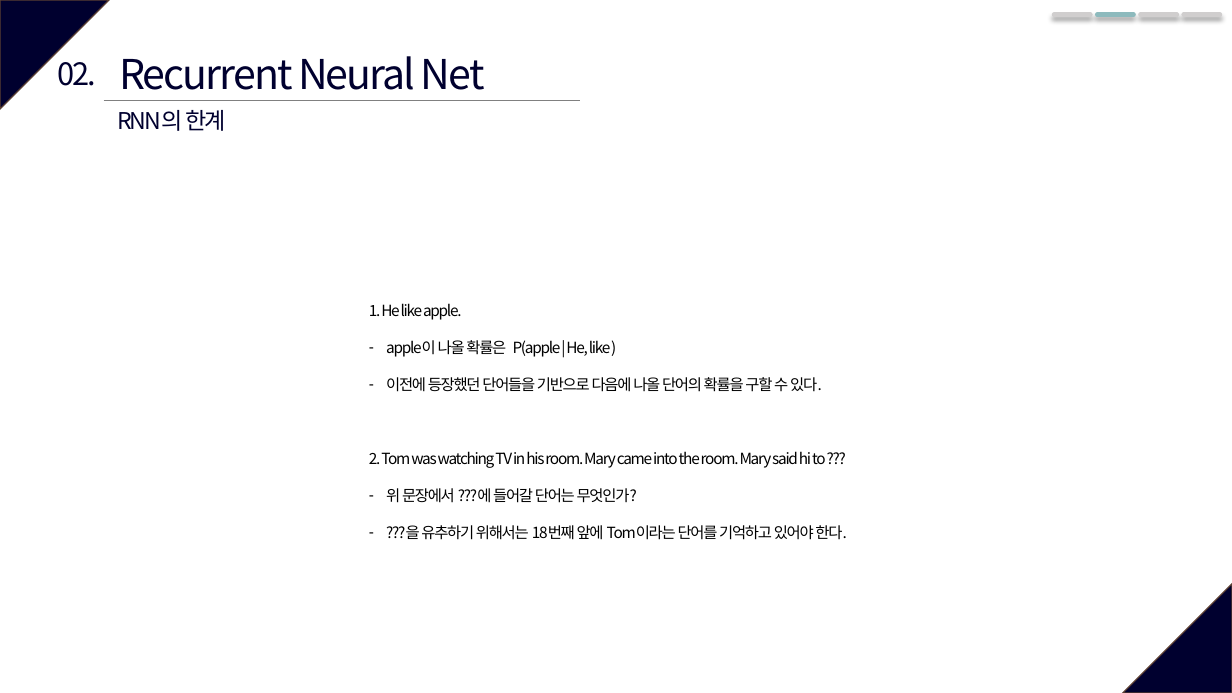
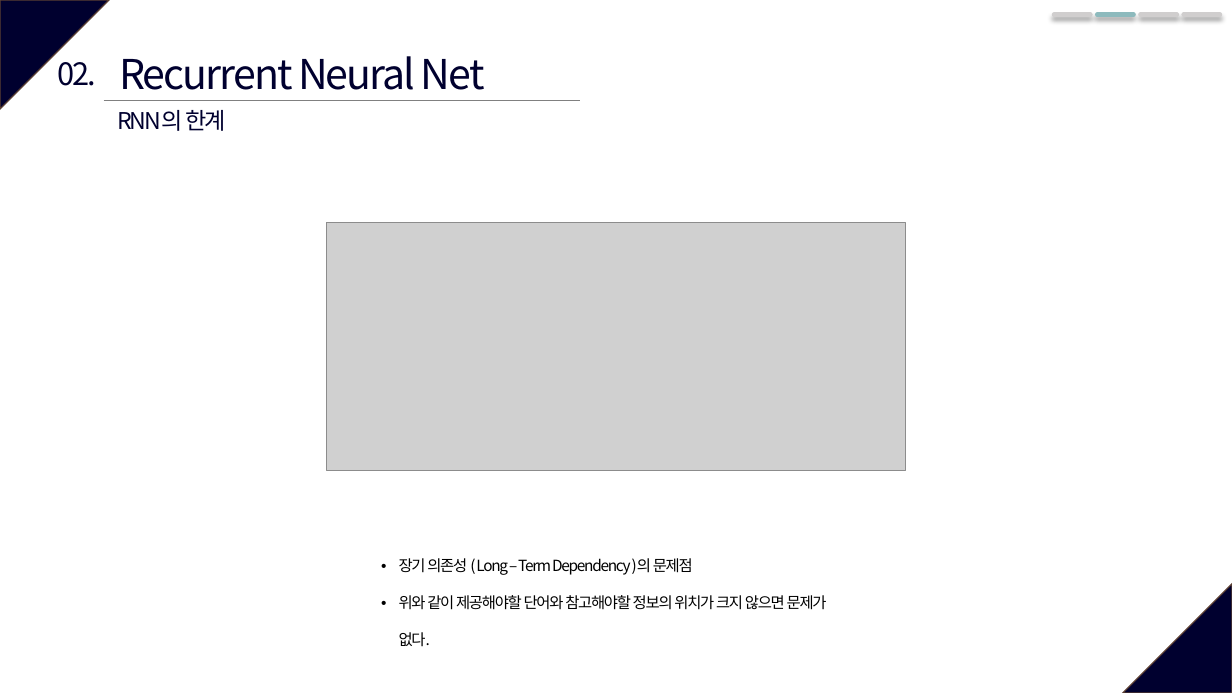
Before and after one commit to vhrehfdl/deep-learning-study, a slide deck: slide 17 of chapter6/Deep Learning 6강(RNN).pptx. Drawn at 1232x693 pixels with LibreOffice and Linux fonts; fonts in the diff are those of the drawing; grey boxes stand for pictures. Boxes give left, top, right and bottom in pixels: in the first picture for what was removed or moved away, otherwise in the second. Text is boxed around its words. In the diff, an @@ line names an element or a change of style, - is before the commit and + after.

```diff
--- a/chapter6/Deep Learning 6강(RNN).pptx
+++ b/chapter6/Deep Learning 6강(RNN).pptx
@@ picture added at [327, 223, 906, 470] @@
@@ text removed at [369, 303, 846, 540] @@
-1. He like apple.
-– apple이 나올 확률은 P(apple | He, like )
-– 이전에 등장했던 단어들을 기반으로 다음에 나올 단어의 확률을 구할 수 있다.
-2. Tom was watching TV in his room. Mary came into the room. Mary said hi to ???
-– 위 문장에서 ???에 들어갈 단어는 무엇인가?
-– ???을 유추하기 위해서는 18번째 앞에 Tom이라는 단어를 기억하고 있어야 한다.
@@ text added at [399, 558, 827, 610], 12 pt, text #000000 @@
+• 장기 의존성 ( Long – Term Dependency )의 문제점
+• 위와 같이 제공해야할 단어와 참고해야할 정보의 위치가 크지 않으면 문제가 없다.
```
Also in this commit, not shown: 7 other slides changed, 1 slide added, 7 other files.
